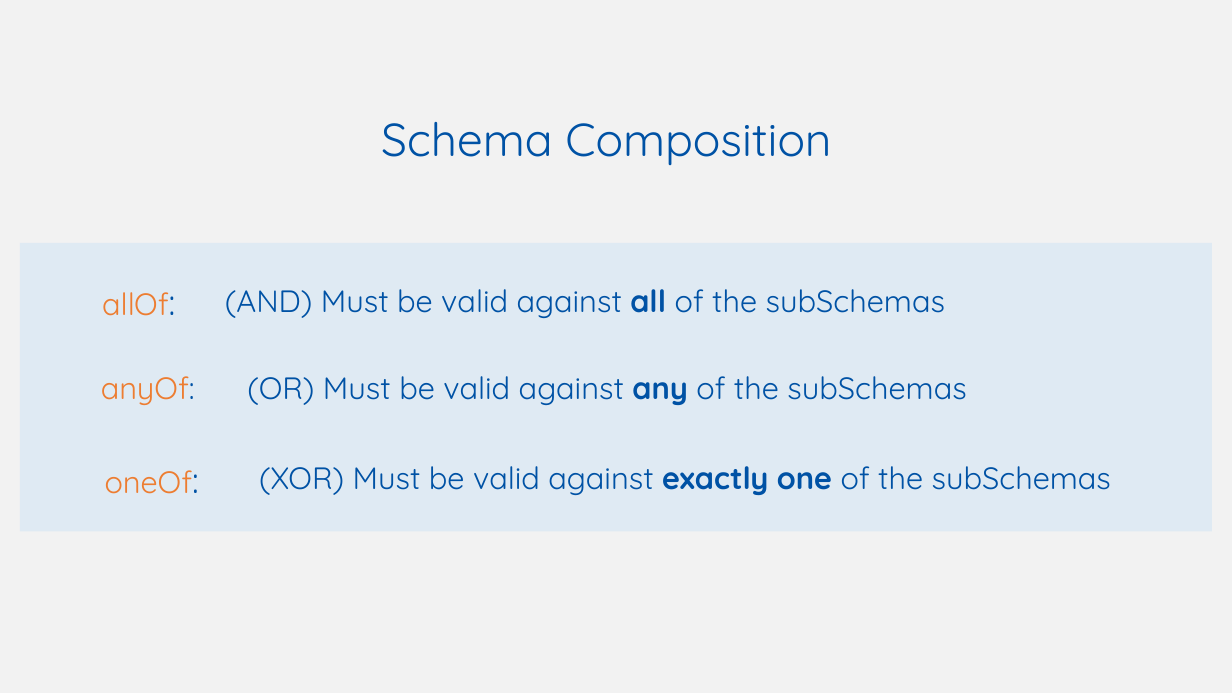
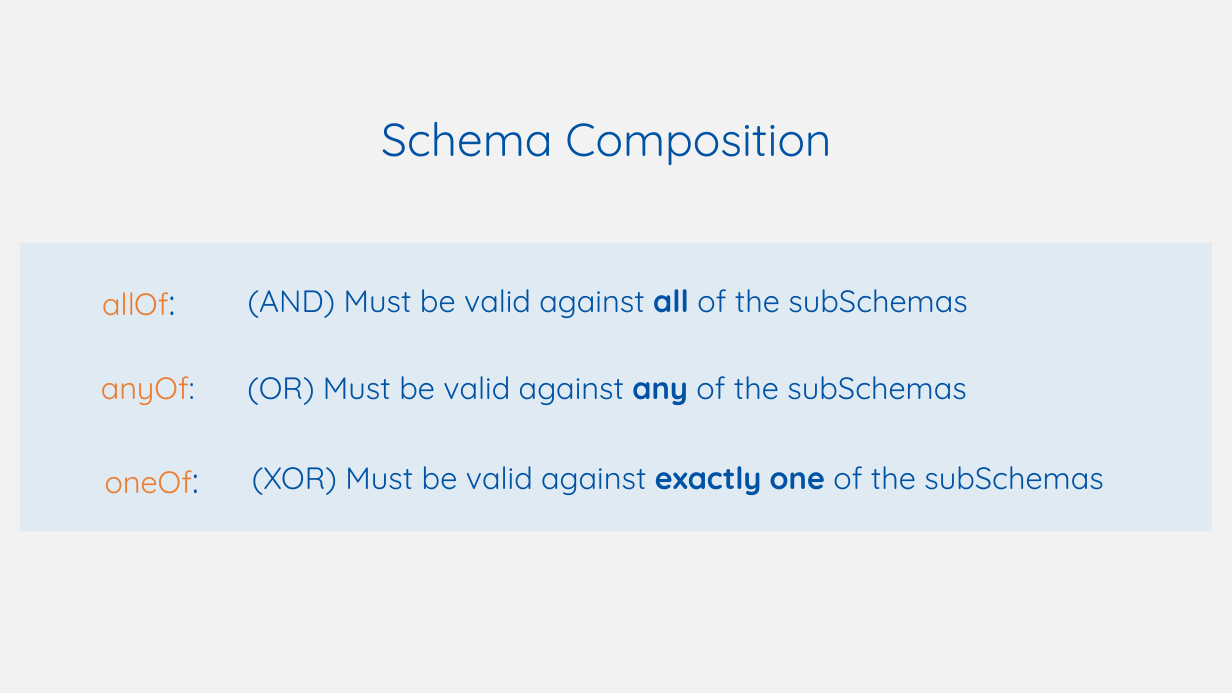
Before and after one commit to w3c/wot-cg, a slide deck: slide 6 of Tutorials/whatiswot/7-JSON_Schema_in_Practice_2/7-JSON_Schema_in_Practice_2.pptx. Drawn at 1232x693 pixels with LibreOffice and Linux fonts; fonts in the diff are those of the drawing. Boxes give left, top, right and bottom in pixels: in the first picture for what was removed or moved away, otherwise in the second. Text is boxed around its words. In the diff, an @@ line names an element or a change of style, - is before the commit and + after.

Commit message:
fix according to review

```diff
--- a/Tutorials/whatiswot/7-JSON_Schema_in_Practice_2/7-JSON_Schema_in_Practice_2.pptx
+++ b/Tutorials/whatiswot/7-JSON_Schema_in_Practice_2/7-JSON_Schema_in_Practice_2.pptx
@@ text "(AND) Must be valid against ...": place and size @@
-text "(AND) Must be valid against ..." at (225,289,945,318)
+text "(AND) Must be valid against ..." at (248,289,967,318)
@@ text "(XOR) Must be valid against ...": place and size @@
-text "(XOR) Must be valid against ..." at (259,466,1111,495)
+text "(XOR) Must be valid against ..." at (252,466,1103,495)
```
